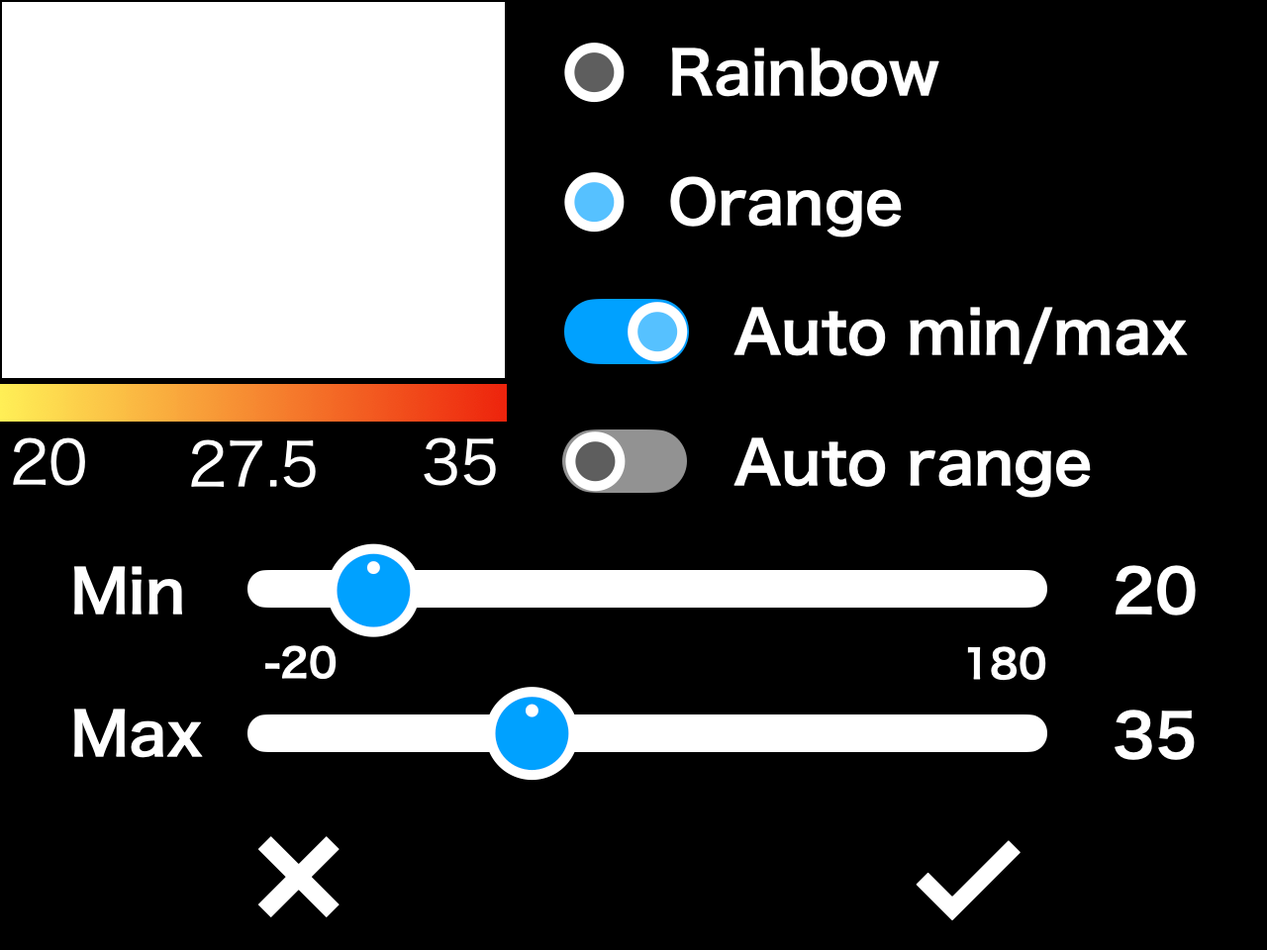
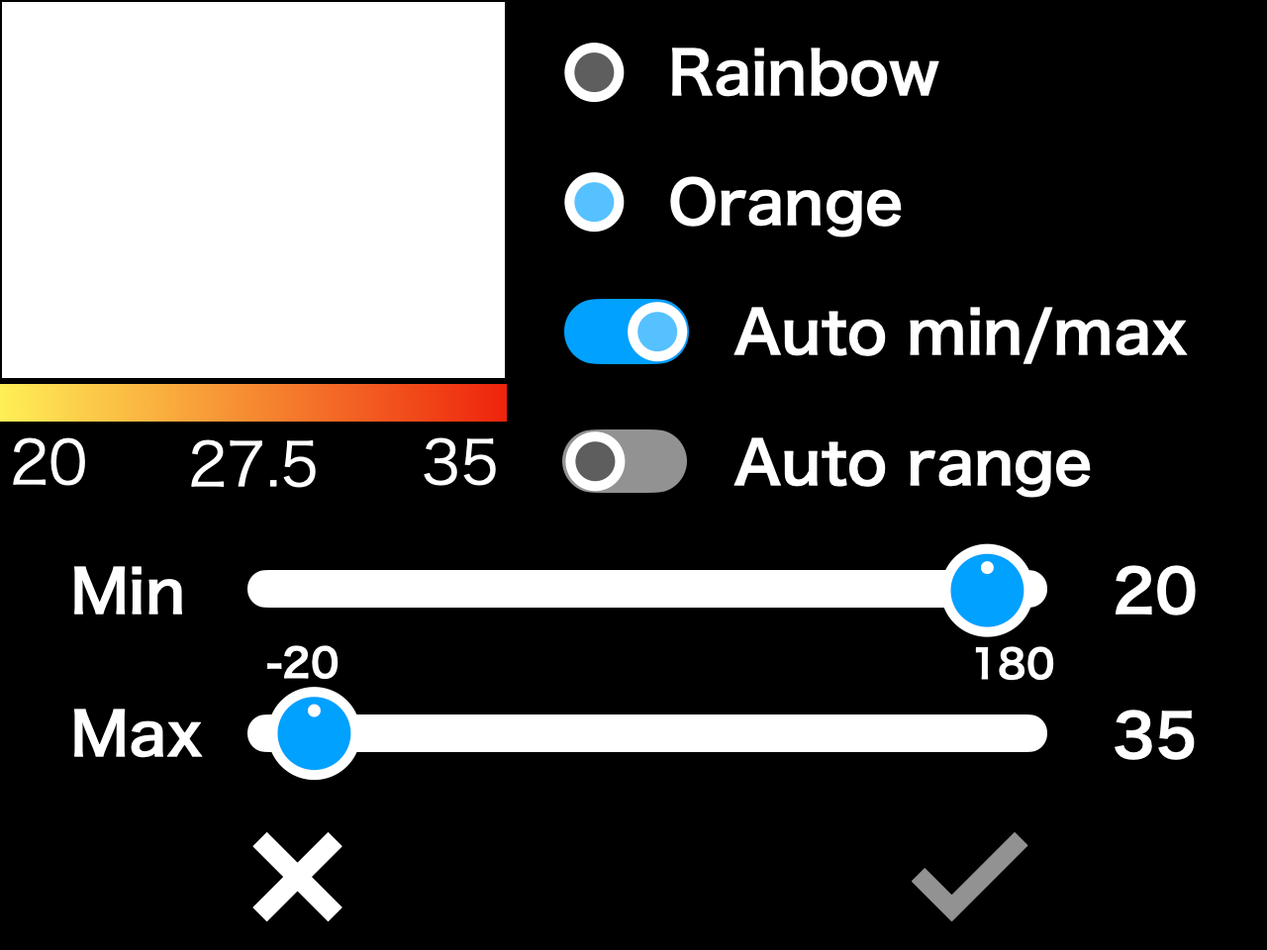
Layered file, before and after one edit (1267 × 950). Changes by layer:
hid "Layer 2", moved it above "Layer 1", painted on it over [252, 543, 1054, 923]
renamed "Layer 4" to "Layer 1", showed it, painted on it over [252, 543, 1054, 923]
